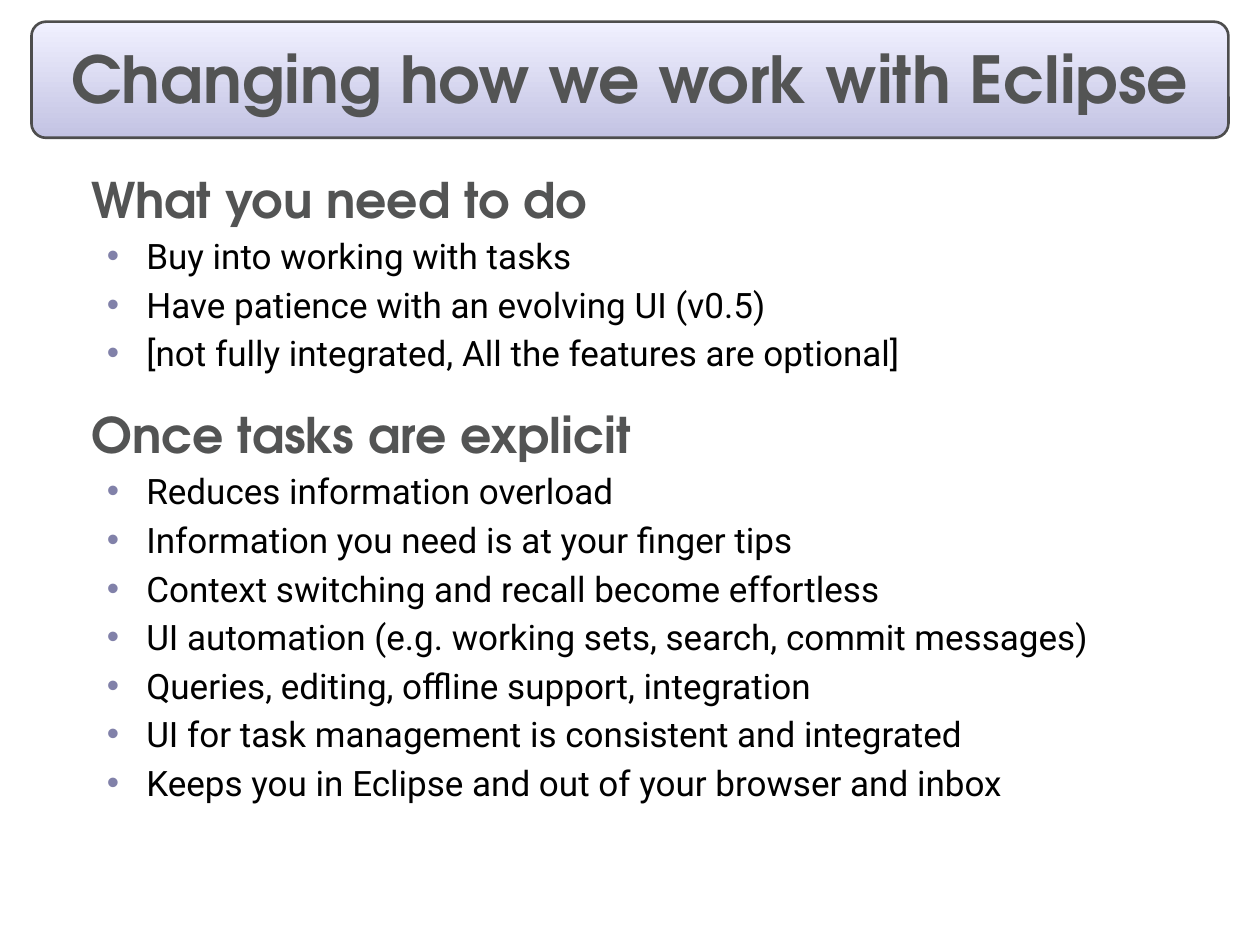
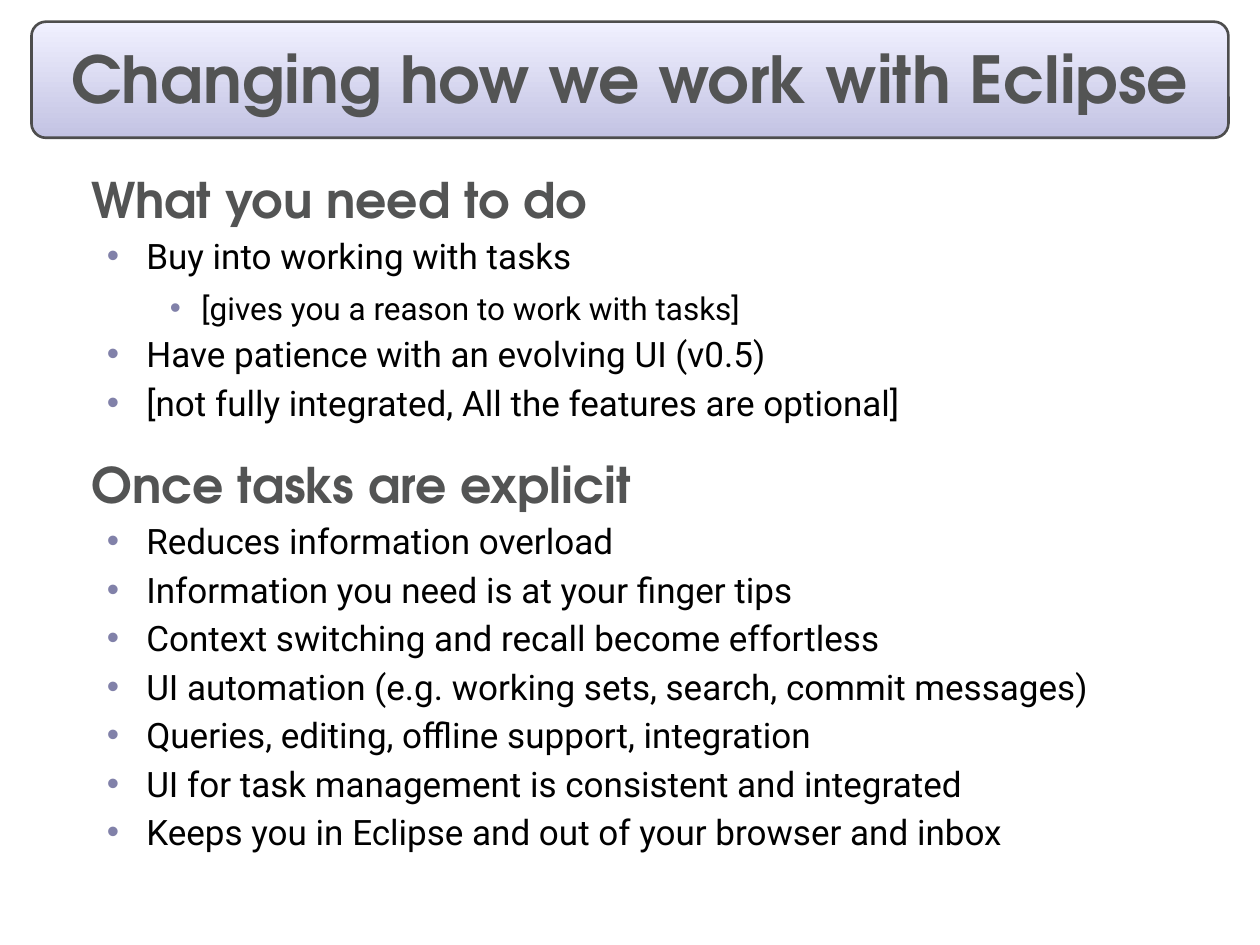
Before and after one commit to eclipse-mylyn/mylyn-website, a slide deck: slide 12 of publications/2006-03-mylar-eclipsecon.ppt. Drawn at 1260x945 pixels with LibreOffice and Linux fonts; fonts in the diff are those of the drawing. Boxes give left, top, right and bottom in pixels: in the first picture for what was removed or moved away, otherwise in the second. Text is boxed around its words. In the diff, an @@ line names an element or a change of style, - is before the commit and + after.

```diff
--- a/publications/2006-03-mylar-eclipsecon.ppt
+++ b/publications/2006-03-mylar-eclipsecon.ppt
@@ text at (201, 294, 740, 327): paragraph added @@
+    • [gives you a reason to work with tasks]
```
